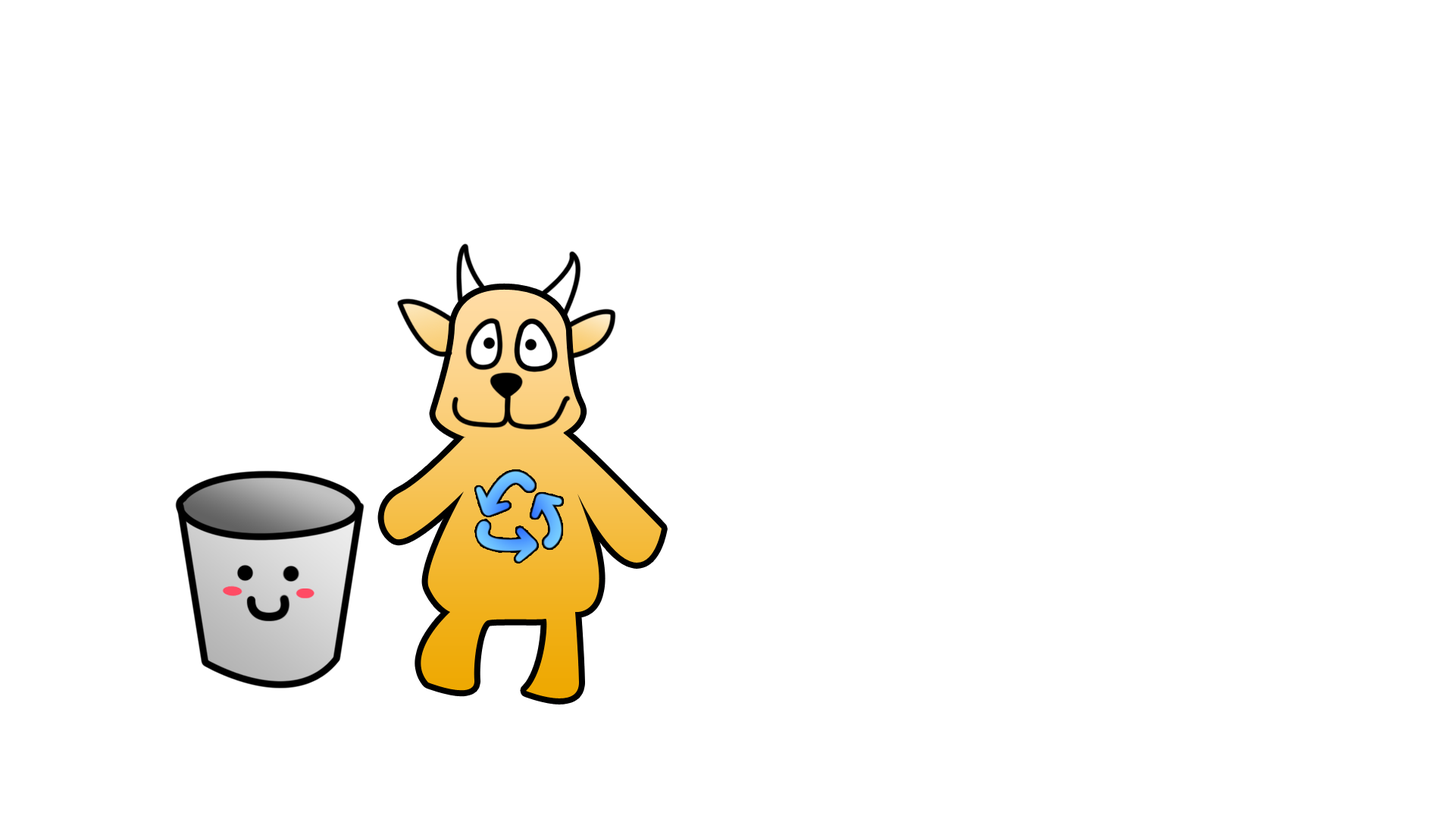
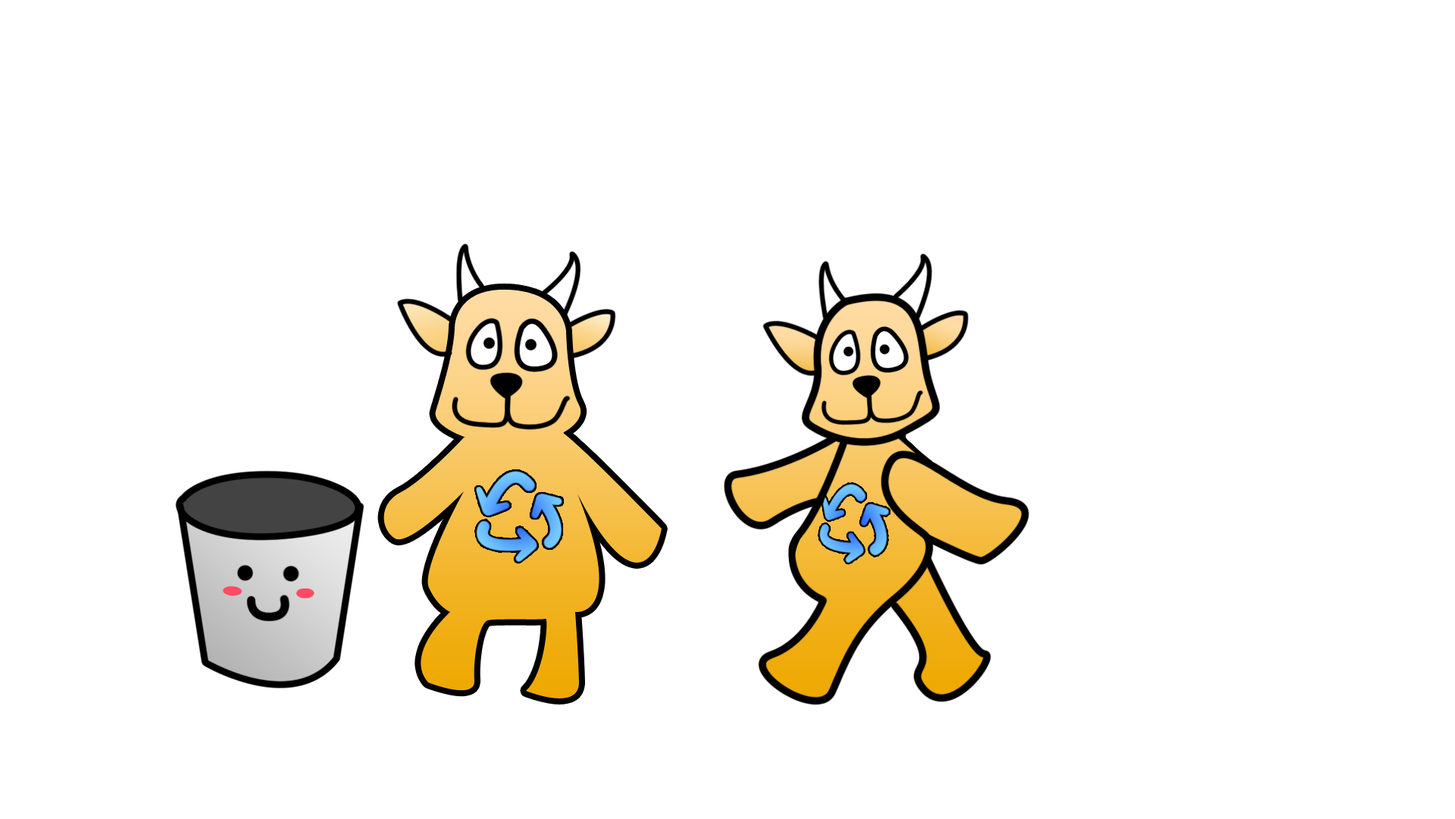
Two versions of the same layered image (1455x819). Layer-by-layer changes:
added group "trash can!" with 4 layers above "walking derp" over [182, 476, 356, 534]
renamed "Layer 1" to "trash outline", moved it into group "trash can!" over [182, 476, 356, 534]
renamed "Layer 4" to "hole", moved it into group "trash can!" over [182, 476, 356, 534]
renamed "Layer 3" to "body", moved it into group "trash can!" over [186, 512, 354, 534]
added group "walking derp" with 5 layers above "trash derp" over [723, 253, 1031, 705]
added layer "facial features" (1st of 2, in "walking derp") in group "walking derp" over [762, 253, 970, 426]
added layer "outlines" in group "walking derp" over [723, 291, 1031, 705]
added layer "eyes + horns + ears" in group "walking derp" over [766, 256, 966, 373]
added layer "recycling copy" in group "walking derp" over [818, 482, 890, 564]
added layer "body" (2nd of 2, in "walking derp") in group "walking derp" over [727, 296, 1025, 702]
